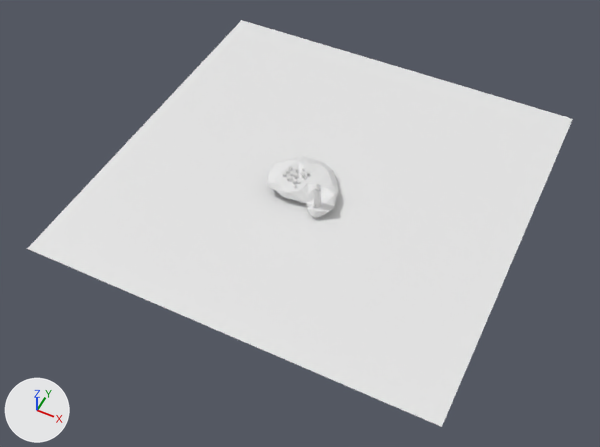
An edit to the Blender file CompleteBlenderCreatorTraining/01_Introduction/Houses.blend, drawn before and after from the same camera.
One viewpoint serves both versions: a camera (50 mm lens) standing at (36.4, -79.5, 87.8) and looking at (0.0, -6.6, -3.3). The axes (+X, +Y, +Z) are drawn at lower left. The lights are the same throughout.

Names of what the first picture shows: 'BaseRocks', 'Lighthouse', 'Water'.
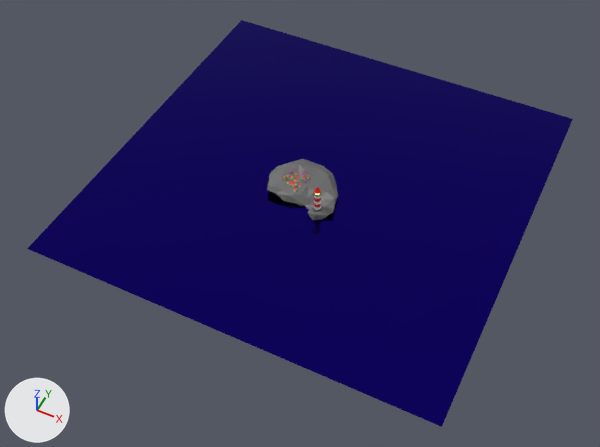
Boxes [x1, y1, x2, y2] around the edits, measured in the pictures (600 x 447 px):
'Water', recoloured (white to blue)
    both: [27, 20, 573, 427]
'BaseRocks', recoloured, moved
    before: [267, 155, 339, 218]
    after: [267, 159, 338, 220]
'Lighthouse', moved
    before: [313, 183, 321, 208]
    after: [313, 187, 321, 212]

What the commit changed:
Material 'Rock' (mat_rock) is new.
Its base color is (0.148, 0.148, 0.148) (dark grey #6b6b6b).
Material 'Water' (mat_water) is new.
Its base color is (0.0094, 0.00251, 0.203) (dark blue #18087c).
Its metallic is 1.0.
Its roughness is 0.109.
me_plane has 4 vertices, 1 face and spans x -1.0..1.0, y -1.0..1.0, z 0.0.
me_plane now uses material mat_water (dark blue #18087c).
me_icosphere has 96 vertices, 188 faces and spans x -6.88..4.89, y -7.82..2.21, z -1.06..3.06.
me_icosphere now uses material mat_rock (dark grey #6b6b6b).
Object 'Lighthouse' (ob_lighthouse) moves from (2.5, -6.2, 1.2) to (2.5, -6.2, 0.4).
Object 'BaseRocks' (ob_baserocks) moves from (0.0, 0.0, 0.0) to (0.0, 0.0, -0.7).
